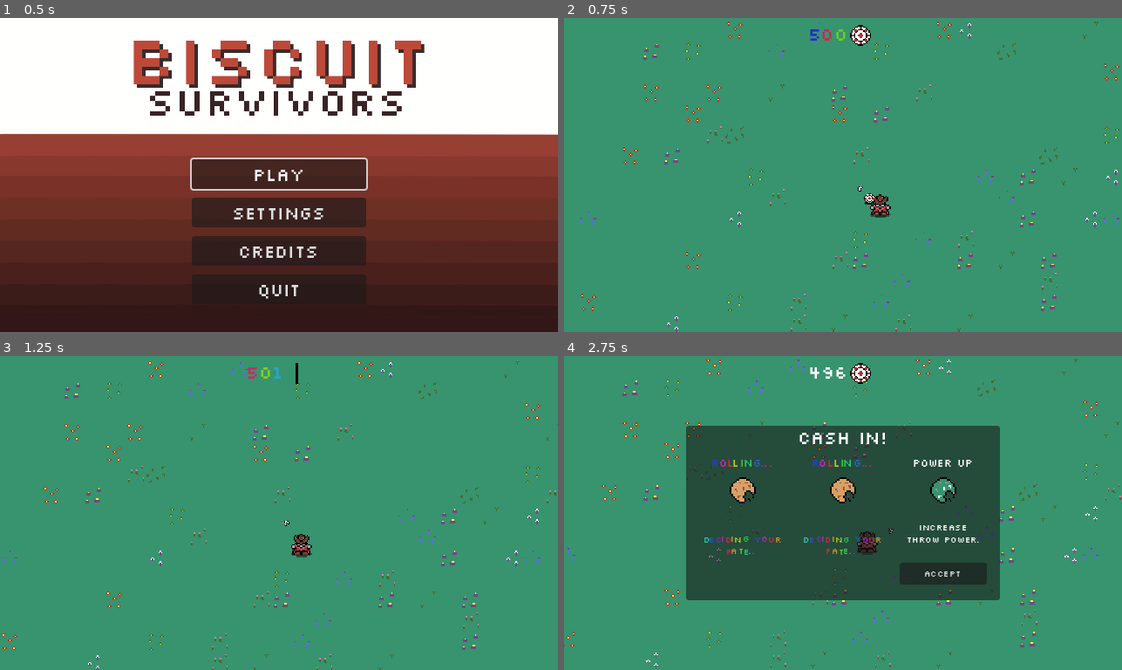
Above: before the commit, frames 1-4 (two rows, left to right).
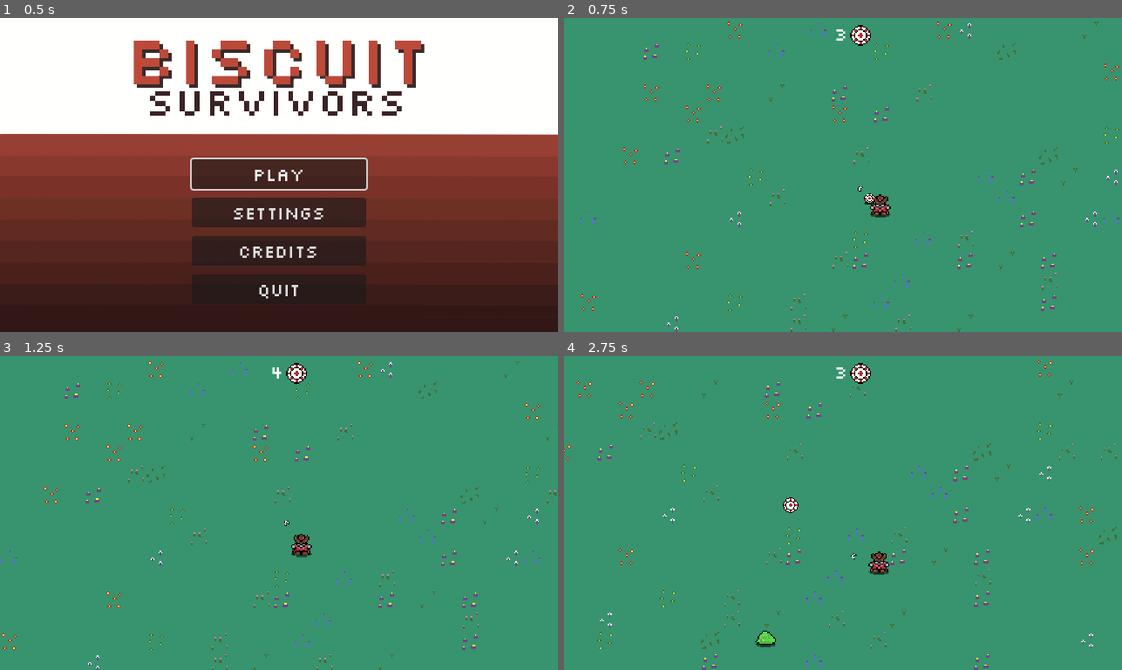
Above: after the commit, the same moments.

Repository: tkapa/risk-it
Game: Godot game, scene res://Scenes/UI/MainMenu/main_menu.tscn
Same seed, same stepped clock (60 frames per second), same inputs: the game is played once before the commit and once after it. Sound files missing from this copy of the repository are replaced by a short silence.
Inputs (mouse positions are in pixels of both pictures, inside the frame that each line leads up to):
- Up to frame 1 (0.5 s): no input
- Up to frame 2 (0.75 s): click "PLAY" at 0.5 s
- Up to frame 3 (1.25 s): no input
- Up to frame 4 (2.75 s): move the mouse to (965, 497) at 1.27 s; hold D (right) 1.28-2.03 s; tap R (cash_in) at 1.35 s; move the mouse to (731, 528) at 2.02 s; hold S (down) from 2.03 s (still down); tap Space (throw) at 2.1 s

Frame 1 is identical in both runs. In frame 2, 0.1% of the frame differs, in the area x 44-51%, y 3-8%; in frame 3, 0.3%; in frame 4, 33%, in the area x 0-100%, y 0-100%.

Commit message:
First Brackeys Submit

Diff:
--- a/Entities/Player/player.tscn
+++ b/Entities/Player/player.tscn
@@ -38,7 +38,6 @@
 [node name="Player" type="CharacterBody2D"]
 motion_mode = 1
 script = ExtResource("1_3uyv8")
-base_health = 500
 
 [node name="DropShadow" parent="." instance=ExtResource("3_4wf4l")]
 offset = Vector2(0, 2)
Not shown, added: export_presets.cfg
